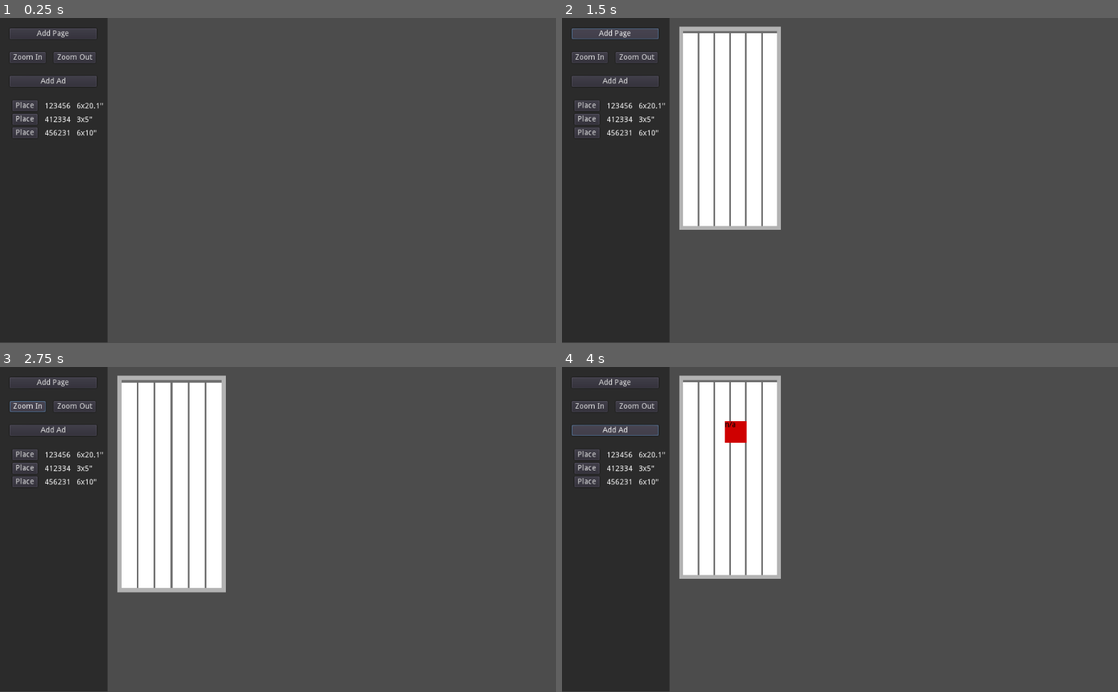
Above: before the commit, frames 1-4 (two rows, left to right).
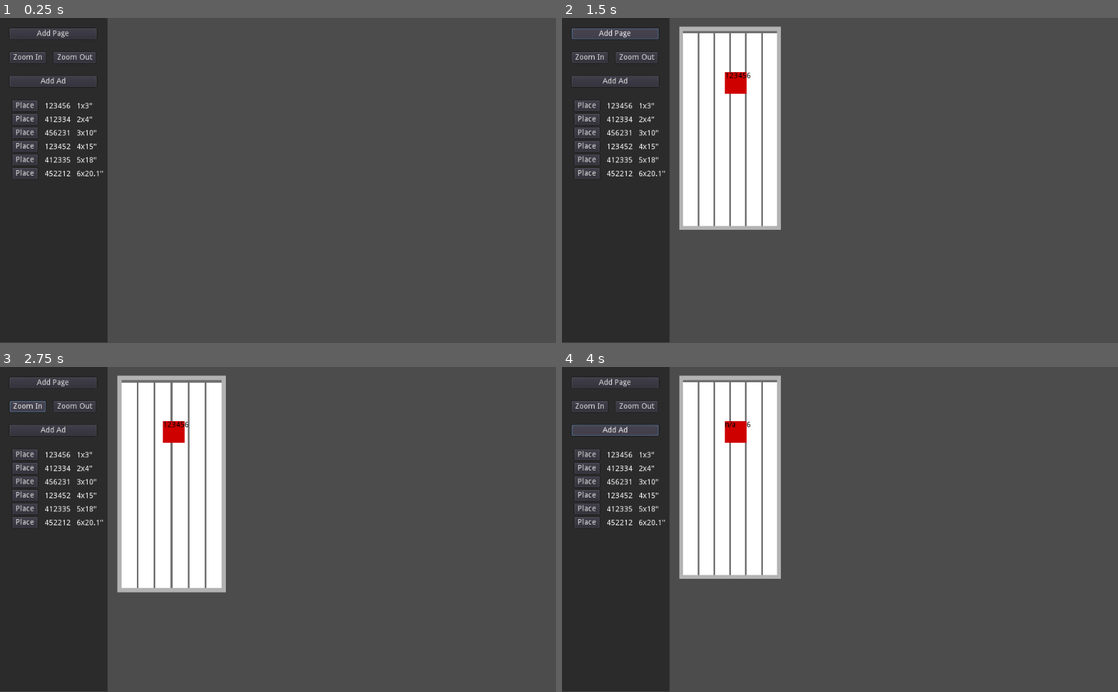
Above: after the commit, the same moments.

Repository: majormunky/GodotPageLayout
Game: Godot game, scene res://App.tscn
Two runs of this game, one before a commit and one after it. Both use one fixed random seed, a clock stepped at 60 frames per second and the inputs below.
Inputs:
- Up to frame 1 (0.25 s): no input
- Up to frame 2 (1.5 s): click "Place" at 0.5 s; click "Add Page" at 1.25 s
- Up to frame 3 (2.75 s): click "Zoom In" at 2 s
- Up to frame 4 (4 s): click "Zoom Out" at 2.75 s; click "Add Ad" at 3.5 s

The runs differ from the first frame. In frame 1, 0.6% of the frame differs, in the area x 2-19%, y 26-50%; in frame 2, 0.8%; in frame 3, 0.8%, in the area x 2-34%, y 16-50%; in frame 4, 0.6%.
Error before the commit: Invalid call to function 'setup' in base 'ColorRect (AdRect.gd)'. Expected 2 arguments. (res://App.gd:44)

Commit message:
When we create an ad we now pass in the page def for that ad

Diff:
--- a/App.gd
+++ b/App.gd
@@ -19,15 +19,29 @@
 
 const MIN_ZOOM = 0.5
 const MAX_ZOOM = 1.1
+const PAGE_DEF = {
+	"columns": 6,
+	"column_width": 1.5856,
+	"column_height": 20.1,
+	"gutter_width": 0.0972,
+	"page_height": 20.25,
+	"margin_top": 0.5,
+	"margin_bottom": 0.5,
+	"margin_left": 0.375,
+	"margin_right": 0.375
+}
 
 
 func _ready():
 	sidebar_width = sidebar.rect_size.x
 	current_page_pos.x = sidebar_width + padding
 	current_page_pos.y = padding
-	add_row_to_ad_rows({"ad_number": "123456", "columns": 6, "height": 20.1})
-	add_row_to_ad_rows({"ad_number": "412334", "columns": 3, "height": 5.0})
-	add_row_to_ad_rows({"ad_number": "456231", "columns": 6, "height": 10.0})
+	add_row_to_ad_rows({"ad_number": "123456", "columns": 1, "height": 3})
+	add_row_to_ad_rows({"ad_number": "412334", "columns": 2, "height": 4.0})
+	add_row_to_ad_rows({"ad_number": "456231", "columns": 3, "height": 10.0})
+	add_row_to_ad_rows({"ad_number": "123452", "columns": 4, "height": 15})
+	add_row_to_ad_rows({"ad_number": "412335", "columns": 5, "height": 18})
+	add_row_to_ad_rows({"ad_number": "452212", "columns": 6, "height": 20.1})
 
 
 func add_row_to_ad_rows(data):
@@ -41,7 +55,7 @@
 	var new_ad = AdRect.instance()
 	new_ad.rect_position.x = 300
 	new_ad.rect_position.y = 100
-	new_ad.setup(data)
+	new_ad.setup(data, PAGE_DEF)
 	new_ad.connect("ad_clicked", self, "_on_ad_clicked", [new_ad])
 	ad_container.add_child(new_ad)
 
